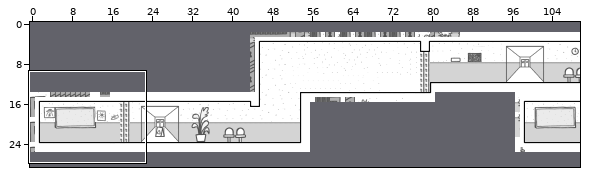
Tiled map: assets/map/tiled/level1.tmx. Above: a wide view before the commit, with the close-up outlined.
Close-up. Old version:
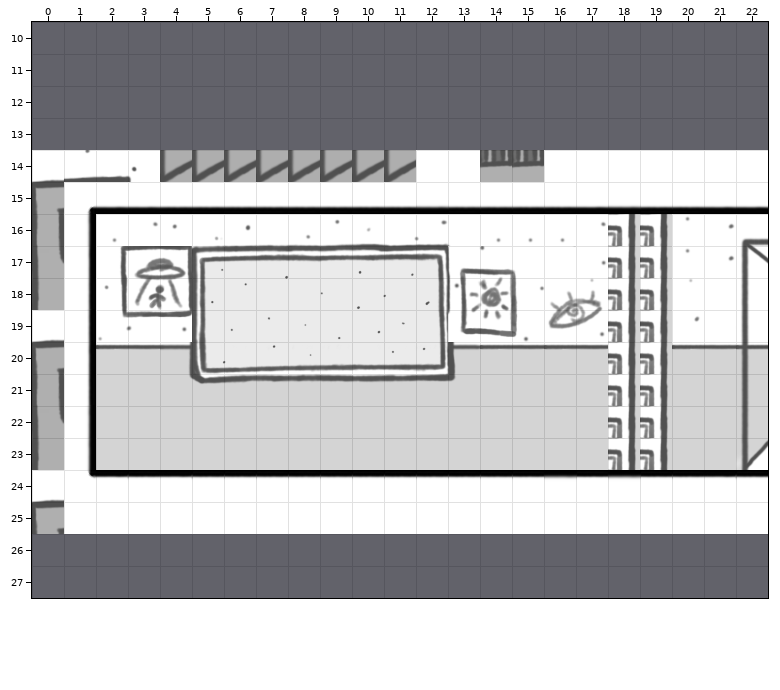
Cells are 32x32 px. Shown: x 0..22, y 10..27. The commit also changed other parts of the map, which this record leaves out.
And afterwards:
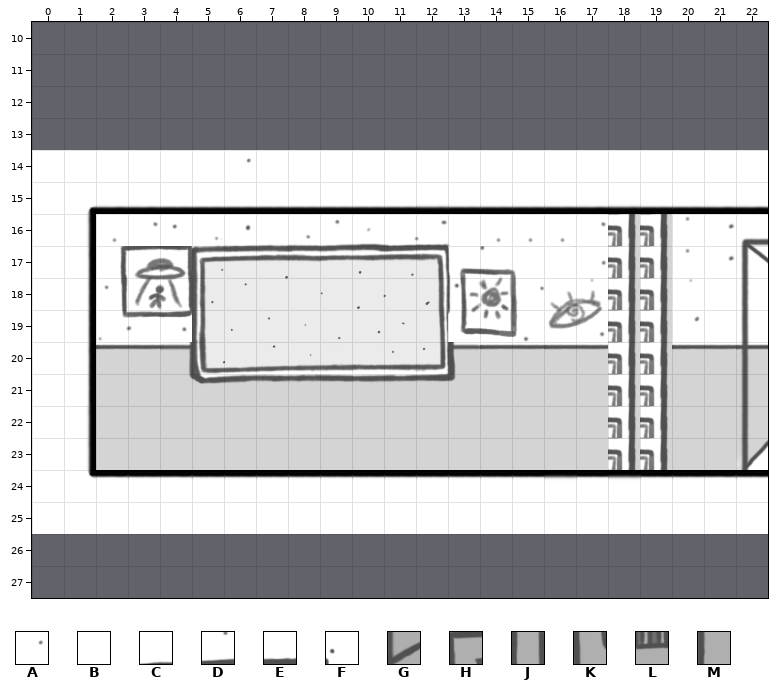
Key: from "MapTileset": A 82, B 721, C 739, D 741, E 742, F 743, G 744, H 819, J 899, K 979, L 980, M 1059.
_ is an empty cell.
Tiles replaced or removed in this view: C, D, E, F, G, H, J, K, L, M.
Changes in this commit:
Changed rows in their new state; . is an unchanged cell.
Layer "zone1/ground":
first column x 0:
14 BBBBBBABBBBB..BB
15 B...............
16 B...............
17 B...............
18 B...............
19 B...............
20 B...............
21 B...............
22 B...............
23 B...............
24 B...............
25 B...............
Where, in picture pixels (left, top, right, bottom), the same in both close-ups:
changed: (32, 150, 416, 534)
changed: (480, 150, 544, 182)
